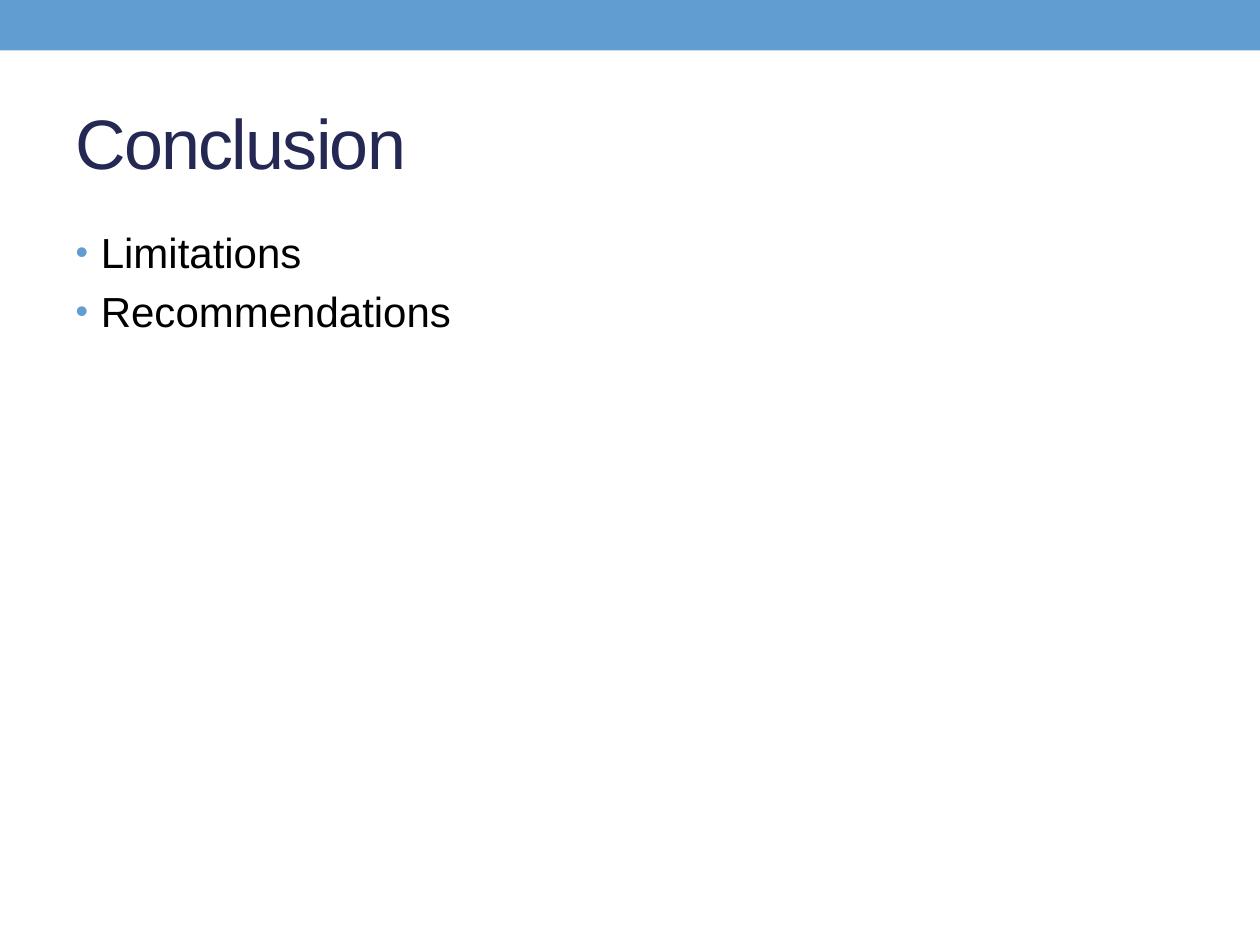
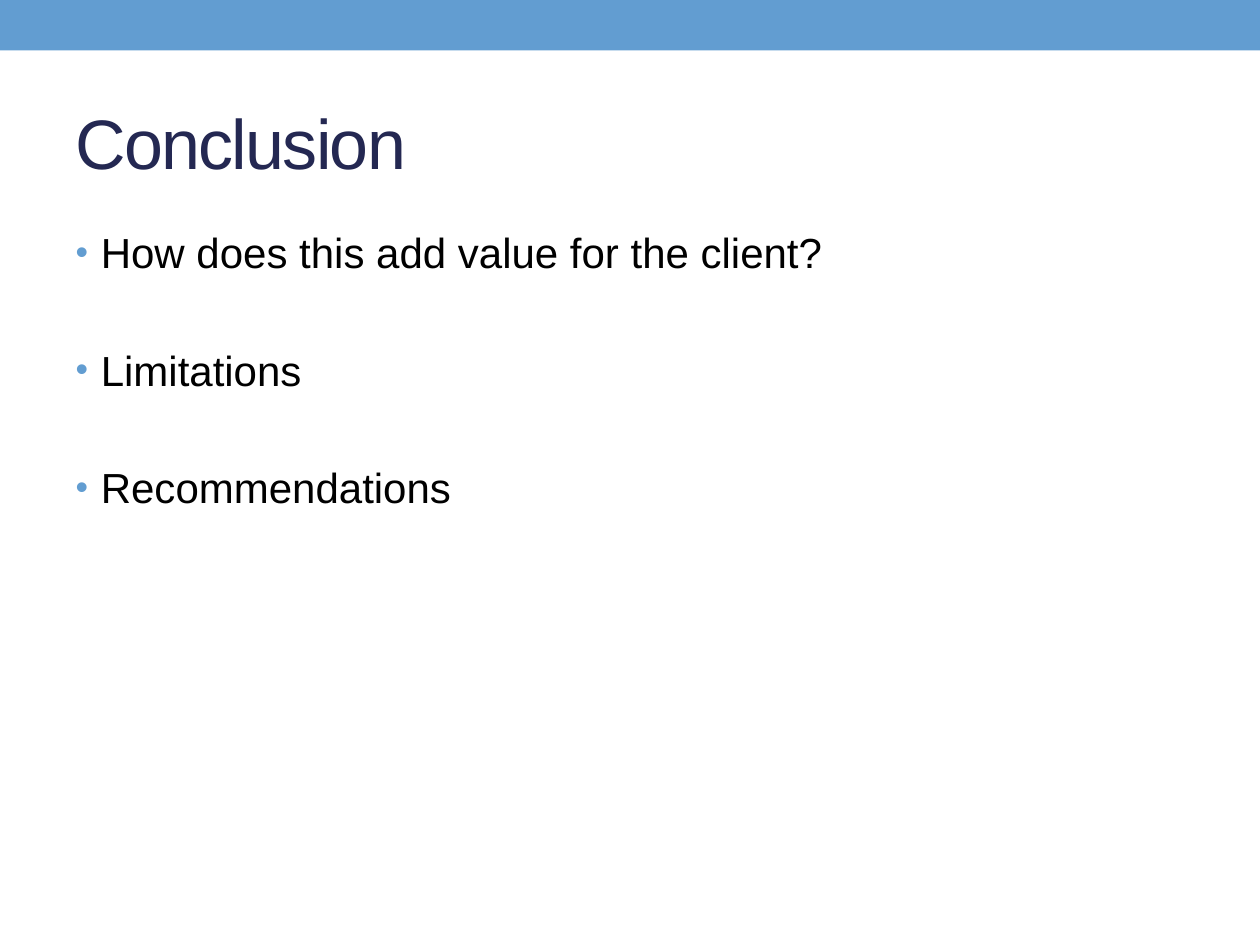
Before and after one commit to Son17/Data-Science-Projects, a slide deck: slide 28 of LG presentation.pptx (slide 8 before the commit). Drawn at 1260x945 pixels with LibreOffice and Linux fonts; fonts in the diff are those of the drawing. Boxes give left, top, right and bottom in pixels: in the first picture for what was removed or moved away, otherwise in the second. Text is boxed around its words. In the diff, an @@ line names an element or a change of style, - is before the commit and + after.

```diff
--- a/LG presentation.pptx
+++ b/LG presentation.pptx
@@ text at [101,237,822,269]: paragraph added @@
+• How does this add value for the client?
```
Also in this commit, not shown: 4 other slides changed, 23 slides added, 3 slides removed.
